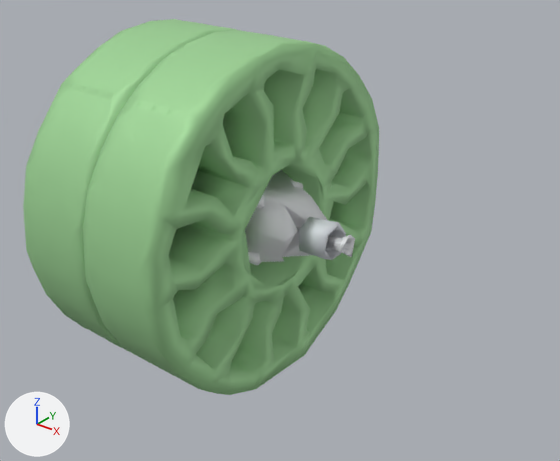
An edit to the glTF model cad/advantagescope/Robot_BIOBUZZ/model_5.glb, drawn before and after from the same camera.
Camera for both pictures: a 50 mm camera at (0.0873, -0.3157, 0.1812) aimed at (-0.0319, -0.1667, 0.0889). The axes (+X, +Y, +Z) are drawn at lower left. The lights are the same throughout. The first picture is the older version. Vertices at exactly the same position are counted once.

Names of what the first picture shows: 'part_0', 'part_1', 'part_2'.
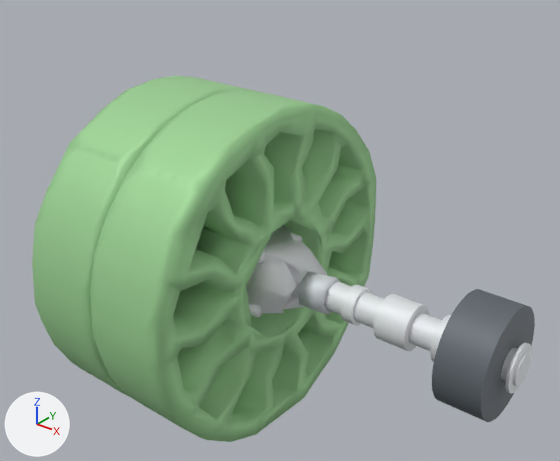
The change in detail:
Material 'Material_4' (mat_material_4) is new.
Its base color is (0.129, 0.149, 0.169) (grey #656c72).
Its metallic is 0.2.
Its roughness is 0.6.
Material 'Material_3' (mat_material_3) is new.
Its base color is (0.8, 0.82, 0.847) (white #e7eaed).
Its metallic is 0.2.
Its roughness is 0.6.
me_part_0 is used by ob_part_0; location (0.0, 0.0, 0.0).
me_part_0 had 4115 vertices, 8276 faces and spanned x -0.1003..-0.0119, y -0.2032..-0.136, z 0.0587..0.1266.
me_part_0 now has 1340 vertices, 2712 faces and spans x -0.1003..-0.0119, y -0.1856..-0.1534, z 0.0608..0.0921.
me_part_0 part 1: the loose piece of 51 vertices spanning x -0.0199..-0.0119, y -0.1742..-0.1644, z 0.0876..0.0976 is moved by (0.0, 0.0, -0.016).
Other edits to the shape of me_part_0 do not show in these pictures.
me_part_1 is used by ob_part_1; location (0.0, 0.0, 0.0).
me_part_1 had 2794 vertices, 5770 faces and spanned x -0.076..-0.0277, y -0.2173..-0.1217, z 0.0447..0.1403.
me_part_1 now has 2794 vertices, 5770 faces and spans x -0.076..-0.0277, y -0.2173..-0.1217, z 0.0287..0.1243.
me_part_1 part 2: 2794 of 2794 vertices moved; they spanned x -0.076..-0.0277, y -0.2173..-0.1217, z 0.0447..0.1403 and now span x -0.076..-0.0277, y -0.2173..-0.1217, z 0.0287..0.1243; mean shift (0.0, 0.0, -0.016).
me_part_2 is used by ob_part_2; location (0.0, 0.0, 0.0).
me_part_2 had 367 vertices, 729 faces and spanned x -0.1042..-0.0076, y -0.1821..-0.1569, z 0.08..0.1052.
me_part_2 now has 254 vertices, 509 faces and spans x -0.0419..-0.0201, y -0.1821..-0.1569, z 0.064..0.0892.
me_part_2 part 3: the loose piece of 254 vertices spanning x -0.0419..-0.0201, y -0.1821..-0.1569, z 0.08..0.1052 is moved by (0.0, 0.0, -0.016).
me_part_2 part 4: the loose piece of 113 vertices spanning x -0.1042..-0.0076, y -0.1733..-0.1661, z 0.089..0.0959 is deleted.
Mesh me_part_4 is new.
It has 192 vertices, 376 faces and spans x -0.0873..0.0366, y -0.1882..-0.1494, z 0.0572..0.0959.
It uses material mat_material_4 (grey #656c72).
Mesh me_part_3 is new.
It has 480 vertices, 940 faces and spans x -0.1039..0.0401, y -0.1748..-0.1628, z 0.0705..0.0825.
It uses material mat_material_3 (white #e7eaed).
Object 'part_4' (ob_part_4) is new; it shows me_part_4.
Its location is (0.0, 0.0, 0.0).
Object 'part_3' (ob_part_3) is new; it shows me_part_3.
Its location is (0.0, 0.0, 0.0).

Boxes [x1, y1, x2, y2] around the edits, measured in the pictures (560 x 461 px; the box of a moved part takes in the faces that stretch with it):
'part_1', reshaped
    before: [23, 19, 379, 395]
    after: [32, 76, 376, 442]
'part_4', added
    after: [432, 289, 535, 422]
'part_2', reshaped
    before: [245, 170, 355, 266]
    after: [246, 225, 327, 317]
'part_3', added
    after: [289, 269, 531, 394]
part 1 of me_part_0, moved or reshaped
    before: [298, 217, 346, 260]
    after: [298, 271, 340, 314]
part 3 of me_part_2, moved or reshaped
    before: [245, 170, 327, 266]
    after: [246, 225, 327, 317]
part 4 of me_part_2, deleted
    before: [296, 227, 355, 257]
